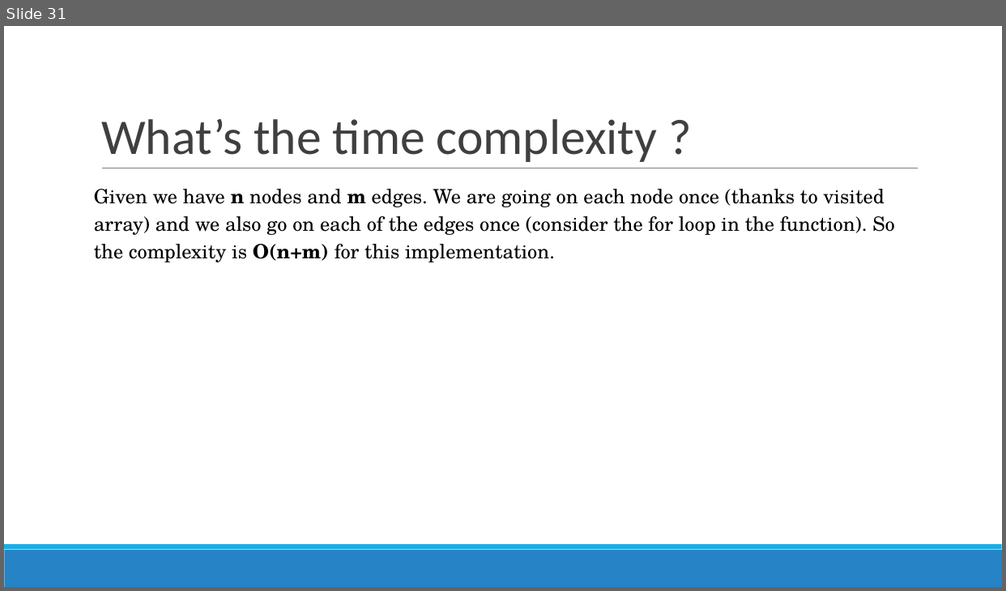
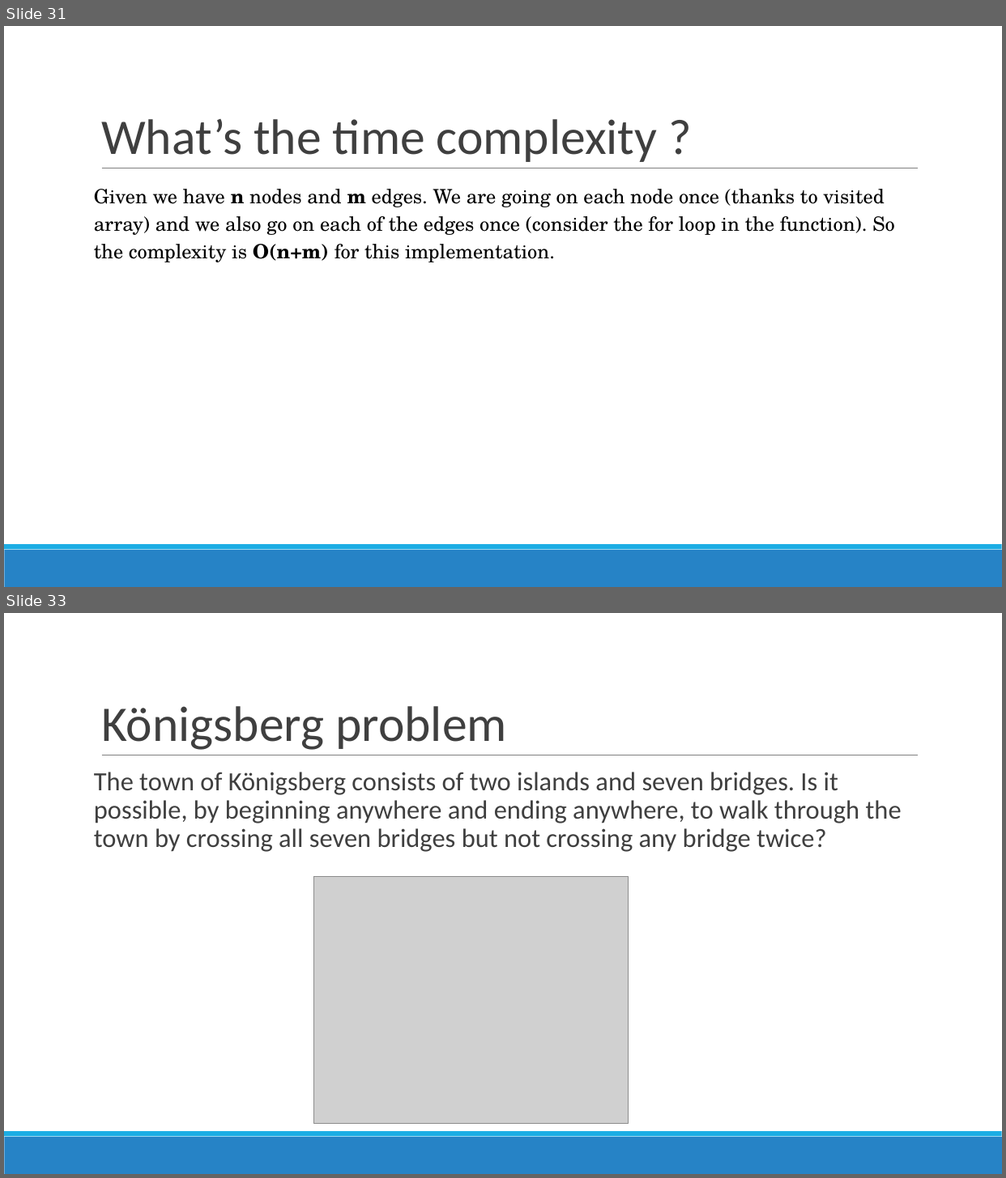
Before and after one commit to poojasabnani/DSA-for-Interviews-GirlScript-EOP, a slide deck: Day 12-13/Graphs.pptx. Shown one above the other, each under a label of ours: slide 31 before the commit, slides 31 and 33 after it; the slides between them are not shown. The pictures are 1006x591 and 1006x1178 pixels, drawn with LibreOffice and Linux fonts; fonts in the diff are those of the drawing; grey boxes stand for pictures. Boxes give left, top, right and bottom in pixels: in the first picture for what was removed or moved away, otherwise in the second. Text is boxed around its words. In the diff, an @@ line names an element or a change of style, - is before the commit and + after.

```diff
--- a/Day 12-13/Graphs.pptx
+++ b/Day 12-13/Graphs.pptx
@@ slide 33 added at bbox=[4, 613, 1002, 1174], background #FFFFFF; not listed: 3 template elements that a slide beside it also shows @@
@@ title added at bbox=[101, 706, 506, 750], 48 pt, text #3F3F3F @@
+Königsberg problem
@@ text added at bbox=[94, 772, 901, 852], 25.3 pt, text #3F3F3F @@
+The town of Königsberg consists of two islands and seven bridges. Is it possible, by beginning anywhere and ending anywhere, to walk through the town by crossing all seven bridges but not crossing any bridge twice?
@@ picture added at bbox=[314, 876, 628, 1124] @@
```
Also in this commit, not shown: 14 other slides added, 1 slide removed, 4 other files.
